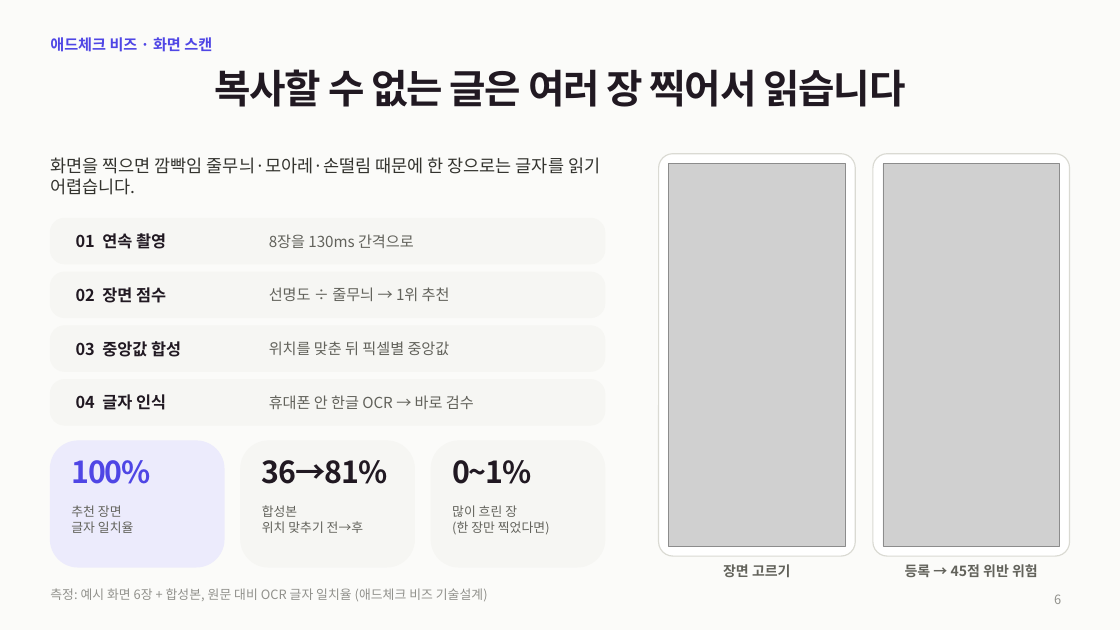
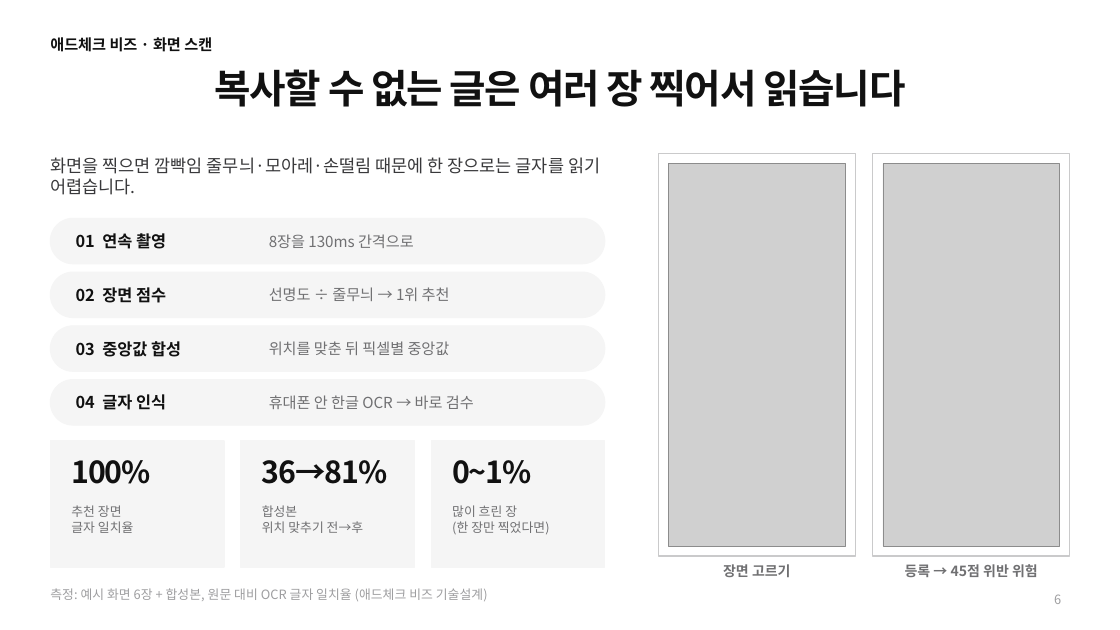
Before and after one commit to lee-changyeon/adcheck-vibethon, a slide deck: slide 6 of docs/발표/애드체크_발표.pptx. Drawn at 1120x630 pixels with LibreOffice and Linux fonts; fonts in the diff are those of the drawing; grey boxes stand for pictures. Boxes give left, top, right and bottom in pixels: in the first picture for what was removed or moved away, otherwise in the second. Text is boxed around its words. In the diff, an @@ line names an element or a change of style, - is before the commit and + after.

```diff
--- a/docs/발표/애드체크_발표.pptx
+++ b/docs/발표/애드체크_발표.pptx
@@ background #FBFBF9 to #FFFFFF @@
@@ text "애드체크 비즈 · 화면 스캔" at (50, 37, 212, 52): text colour #4F46E5 to #111111 @@
@@ rectangle at (659, 154, 855, 556): rounded rectangle to rectangle; outline #DADAD3 1 pt to #CACACB 1 pt @@
@@ rectangle at (873, 154, 1070, 556): rounded rectangle to rectangle; outline #DADAD3 1 pt to #CACACB 1 pt @@
@@ fill #F6F6F3 to #F5F5F5; outline #F6F6F3 1 pt to #F5F5F5 1 pt; proportions changed in 4 elements at (50, 218, 605, 264), (50, 272, 605, 318), (50, 326, 605, 371), (50, 380, 605, 425) @@
@@ rectangle at (50, 441, 224, 567): rounded rectangle to rectangle; fill #ECEBFC to #F5F5F5; outline #ECEBFC 1 pt to #F5F5F5 1 pt @@
@@ rectangle at (241, 441, 415, 567): rounded rectangle to rectangle; fill #F6F6F3 to #F5F5F5; outline #F6F6F3 1 pt to #F5F5F5 1 pt @@
@@ rectangle at (431, 441, 605, 567): rounded rectangle to rectangle; fill #F6F6F3 to #F5F5F5; outline #F6F6F3 1 pt to #F5F5F5 1 pt @@
@@ text "100%" at (71, 460, 150, 484): text colour #4F46E5 to #111111 @@
@@ text colour #211922 to #111111 in 7 elements at (214, 69, 905, 107), (76, 233, 166, 249), (76, 287, 166, 303), (76, 341, 181, 357), (76, 394, 166, 410), (262, 460, 387, 484), (452, 460, 531, 484) @@
@@ text colour #62625B to #707072 in 9 elements at (269, 234, 414, 248), (269, 287, 450, 301), (269, 341, 450, 355), (269, 395, 474, 409), (71, 505, 133, 533), (262, 505, 363, 533), (452, 505, 550, 534), (723, 564, 791, 577), (905, 564, 1038, 577) @@
@@ text "측정: 예시 화면 6장 + ..." at (50, 588, 488, 601): text colour #91918C to #9E9EA0 @@
@@ page number at (1054, 594, 1061, 604): text colour #91918C to #9E9EA0 @@
```
Also in this commit, not shown: 9 other slides changed, 2 other files.
